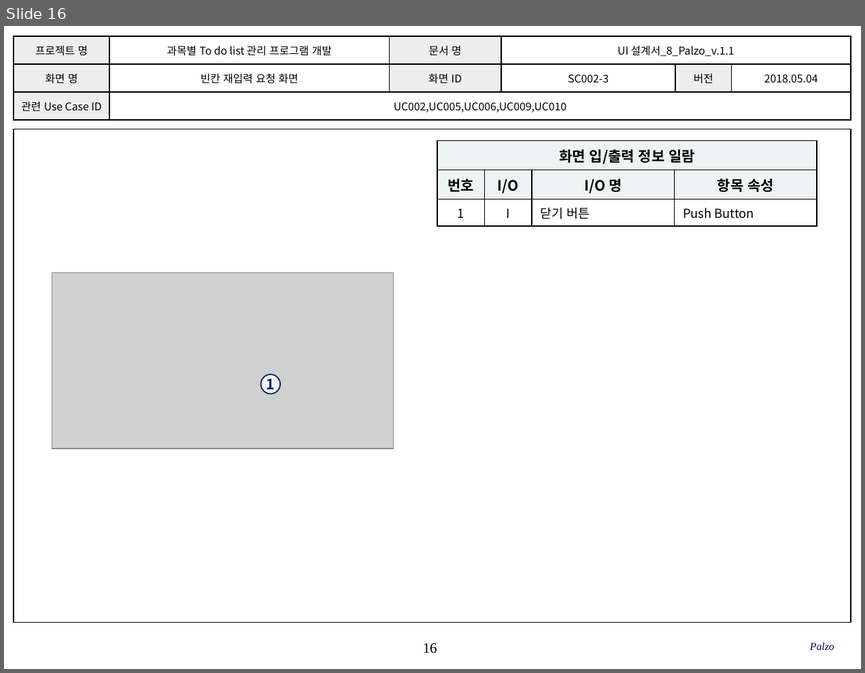
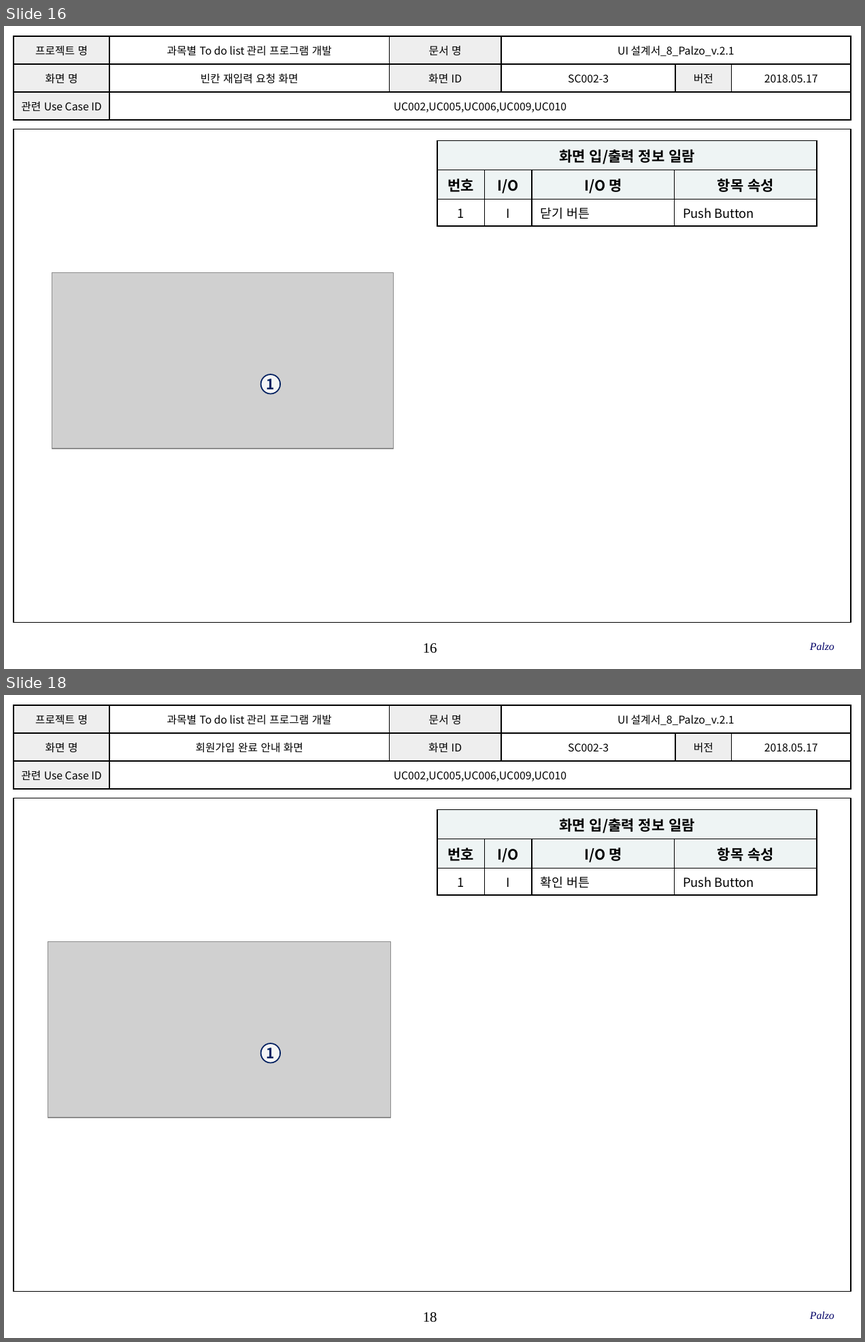
Before and after one commit to SMU-SE-Admin/18-1_8_PALZO_Doc, a slide deck: 03 설계/UI 설계서_8_Palzo.pptx. Shown one above the other, each under a label of ours: slide 16 before the commit, slides 16 and 18 after it; the slides between them are not shown. The pictures are 865x673 and 865x1342 pixels, drawn with LibreOffice and Linux fonts; fonts in the diff are those of the drawing; grey boxes stand for pictures; background and template pictures are left out. Boxes give left, top, right and bottom in pixels: in the first picture for what was removed or moved away, otherwise in the second. Text is boxed around its words. In the diff, an @@ line names an element or a change of style, - is before the commit and + after.

Commit message:
#1102 UI 설계서 작성
안내 화면 추가

```diff
--- a/03 설계/UI 설계서_8_Palzo.pptx
+++ b/03 설계/UI 설계서_8_Palzo.pptx
@@ slide 18 added at [4, 695, 861, 1338], background #FFFFFF; not listed: 2 template elements that a slide beside it also shows @@
@@ table added at [14, 705, 850, 790], 3 rows, 6 columns @@
+프로젝트 명 | 과목별 To do list 관리 프로그램 개발 | 문서 명 | UI 설계서_8_Palzo_v.2.1 |  | 
+화면 명 | 회원가입 완료 안내 화면 | 화면 ID | SC002-3 | 버전 | 2018.05.17
+관련 Use Case ID | UC002,UC005,UC006,UC009,UC010 |  |  |  | 
@@ table added at [438, 810, 816, 891], 3 rows, 4 columns @@
+화면 입/출력 정보 일람 |  |  | 
+번호 | I/O | I/O 명 | 항목 속성
+1 | I | 확인 버튼 | Push Button
@@ picture added at [48, 942, 390, 1117] @@
@@ ellipse added at [261, 1043, 281, 1063], fill #FFFFFF at 80% opacity, outline #002060 1 pt, 12 pt, text #002060, bold @@
+1
@@ text added at [810, 1311, 834, 1319], 9 pt, text #000066, italic @@
+Palzo
@@ slide 16 changed as well @@
@@ table at [14, 36, 850, 121] @@
-row 1, column 4: UI 설계서_8_Palzo_v.1.1
+row 1, column 4: UI 설계서_8_Palzo_v.2.1
-row 2, column 6: 2018.05.04
+row 2, column 6: 2018.05.17
```
Also in this commit, not shown: 38 other slides changed, 1 other slide added.
